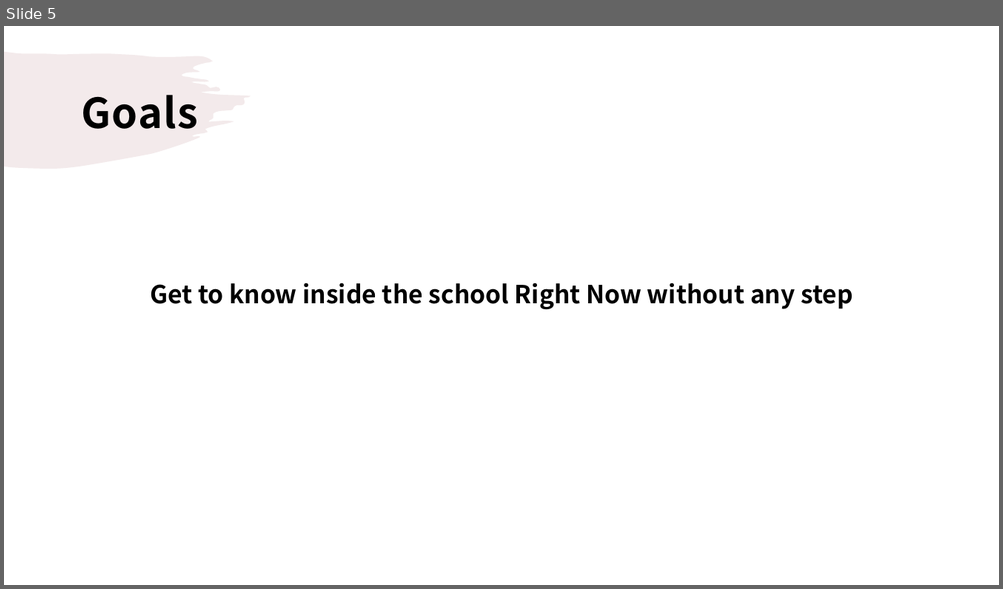
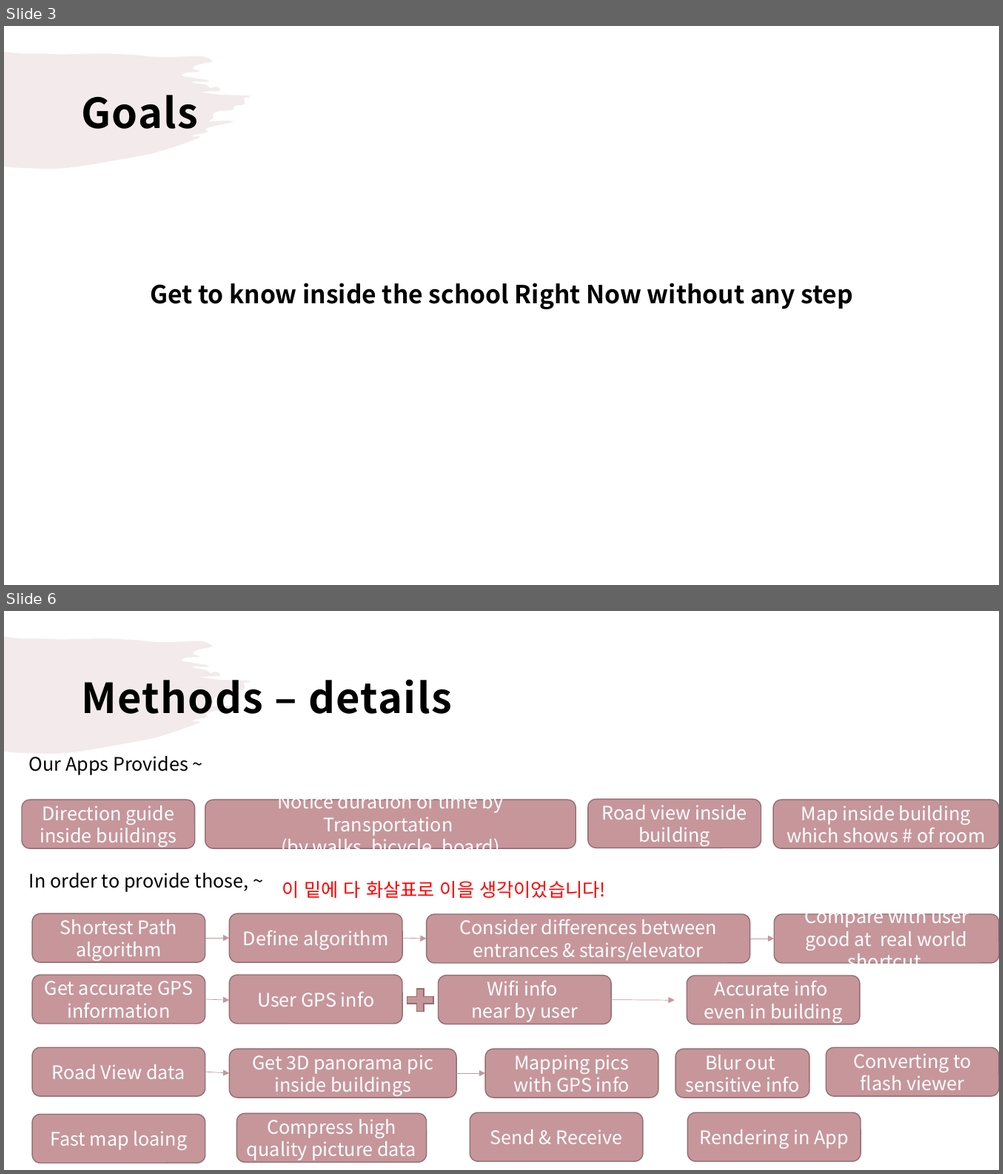
Before and after one commit to droongma/2021spring_41class_team13, a slide deck: 황석진 제안서 작성중.pptx. Shown one above the other, each under a label of ours: slide 5 before the commit, slides 3 and 6 after it; the slides between them are not shown. The pictures are 1003x589 and 1003x1174 pixels, drawn with LibreOffice and Linux fonts; fonts in the diff are those of the drawing. Boxes give left, top, right and bottom in pixels: in the first picture for what was removed or moved away, otherwise in the second. Text is boxed around its words. In the diff, an @@ line names an element or a change of style, - is before the commit and + after.

Commit message:
황석진 제안서 Goal & method 부분 작성 완료 - 첨삭 필요

```diff
--- a/황석진 제안서 작성중.pptx
+++ b/황석진 제안서 작성중.pptx
@@ slide 6 added at (4, 611, 999, 1170), background #FFFFFF; not listed: 1 template element that a slide beside it also shows @@
@@ title added at (81, 679, 451, 714), 40 pt, text #000000, bold @@
+Methods – details
@@ text added at (29, 756, 188, 775), 18 pt, text #000000 @@
+Our Apps Provides ~
@@ rounded rectangle added at (22, 800, 195, 849), fill #C6969B, outline #926F73 1 pt, 18 pt, text #FFFFFF @@
+Direction guide inside buildings
@@ rounded rectangle added at (205, 800, 576, 849), fill #C6969B, outline #926F73 1 pt, 18 pt, text #FFFFFF @@
+Notice duration of time by Transportation
+(by walks, bicycle, board)
@@ rounded rectangle added at (588, 799, 761, 848), fill #C6969B, outline #926F73 1 pt, 18 pt, text #FFFFFF @@
+Road view inside building
@@ rounded rectangle added at (774, 800, 999, 849), fill #C6969B, outline #926F73 1 pt, 18 pt, text #FFFFFF @@
+Map inside building which shows # of room
@@ text added at (29, 873, 249, 892), 18 pt, text #000000 @@
+In order to provide those, ~
@@ text added at (282, 881, 605, 898), 18 pt, text #FF0000 @@
+이 밑에 다 화살표로 이을 생각이었습니다!
@@ rounded rectangle added at (32, 914, 205, 963), fill #C6969B, outline #926F73 1 pt, 18 pt, text #FFFFFF @@
+Shortest Path algorithm
@@ rounded rectangle added at (229, 914, 402, 963), fill #C6969B, outline #926F73 1 pt, 18 pt, text #FFFFFF @@
+Define algorithm
@@ rounded rectangle added at (427, 914, 750, 963), fill #C6969B, outline #926F73 1 pt, 18 pt, text #FFFFFF @@
+Consider differences between entrances & stairs/elevator
@@ rounded rectangle added at (774, 914, 999, 963), fill #C6969B, outline #926F73 1 pt, 18 pt, text #FFFFFF @@
+Compare with user good at real world shortcut
@@ arrow added from (205, 939) to (229, 939), #C6969B 0.5 pt @@
@@ arrow added from (402, 939) to (427, 939), #C6969B 0.5 pt @@
@@ arrow added from (750, 939) to (774, 939), #C6969B 0.5 pt @@
@@ rounded rectangle added at (32, 975, 205, 1024), fill #C6969B, outline #926F73 1 pt, 18 pt, text #FFFFFF @@
+Get accurate GPS information
@@ rounded rectangle added at (229, 975, 402, 1024), fill #C6969B, outline #926F73 1 pt, 18 pt, text #FFFFFF @@
+User GPS info
@@ plus sign added at (402, 985, 438, 1015), fill #C6969B, outline #926F73 1 pt @@
@@ rounded rectangle added at (438, 976, 612, 1025), fill #C6969B, outline #926F73 1 pt, 18 pt, text #FFFFFF @@
+Wifi info
+near by user
@@ rounded rectangle added at (687, 976, 859, 1025), fill #C6969B, outline #926F73 1 pt, 18 pt, text #FFFFFF @@
+Accurate info
+even in building
@@ arrow added from (205, 999) to (229, 1000), #C6969B 0.5 pt @@
@@ arrow added from (612, 999) to (674, 1000), #C6969B 0.5 pt @@
@@ rounded rectangle added at (32, 1048, 205, 1096), fill #C6969B, outline #926F73 1 pt, 18 pt, text #FFFFFF @@
+Road View data
@@ rounded rectangle added at (229, 1049, 456, 1097), fill #C6969B, outline #926F73 1 pt, 18 pt, text #FFFFFF @@
+Get 3D panorama pic inside buildings
@@ rounded rectangle added at (485, 1049, 658, 1097), fill #C6969B, outline #926F73 1 pt, 18 pt, text #FFFFFF @@
+Mapping pics with GPS info
@@ rounded rectangle added at (675, 1049, 809, 1097), fill #C6969B, outline #926F73 1 pt, 18 pt, text #FFFFFF @@
+Blur out
+sensitive info
@@ rounded rectangle added at (825, 1048, 999, 1096), fill #C6969B, outline #926F73 1 pt, 18 pt, text #FFFFFF @@
+Converting to flash viewer
@@ arrow added from (205, 1072) to (229, 1073), #C6969B 0.5 pt @@
@@ arrow added from (456, 1073) to (485, 1073), #C6969B 0.5 pt @@
@@ rounded rectangle added at (32, 1115, 205, 1163), fill #C6969B, outline #926F73 1 pt, 18 pt, text #FFFFFF @@
+Fast map loaing
@@ rounded rectangle added at (237, 1114, 427, 1162), fill #C6969B, outline #926F73 1 pt, 18 pt, text #FFFFFF @@
+Compress high quality picture data
@@ rounded rectangle added at (469, 1113, 643, 1162), fill #C6969B, outline #926F73 1 pt, 18 pt, text #FFFFFF @@
+Send & Receive
@@ rounded rectangle added at (688, 1113, 860, 1162), fill #C6969B, outline #926F73 1 pt, 18 pt, text #FFFFFF @@
+Rendering in App
@@ what was slide 5 is now slide 3 @@
```
Also in this commit, not shown: 3 slides changed, 3 other slides added, 4 slides removed.
